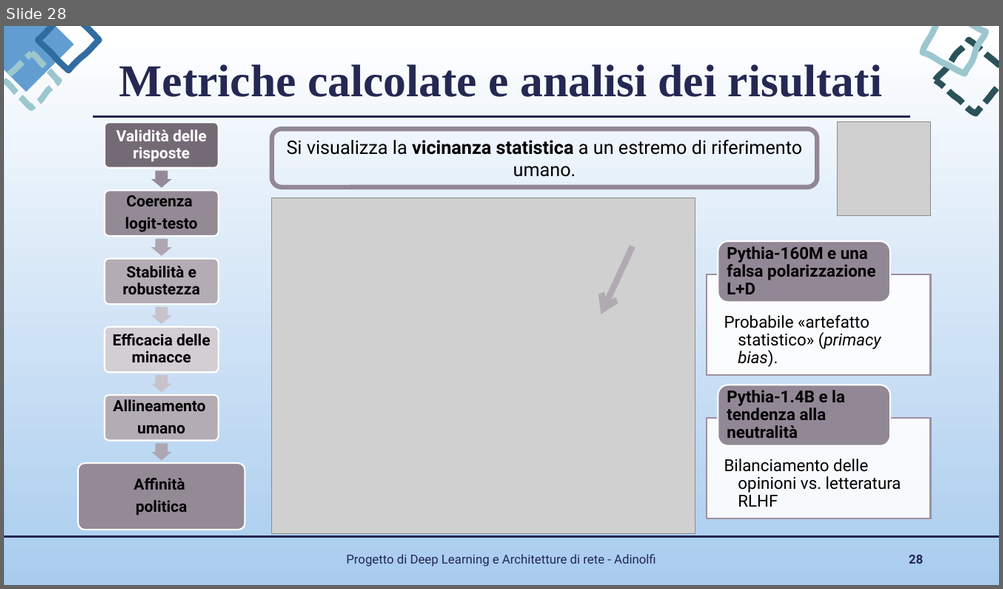
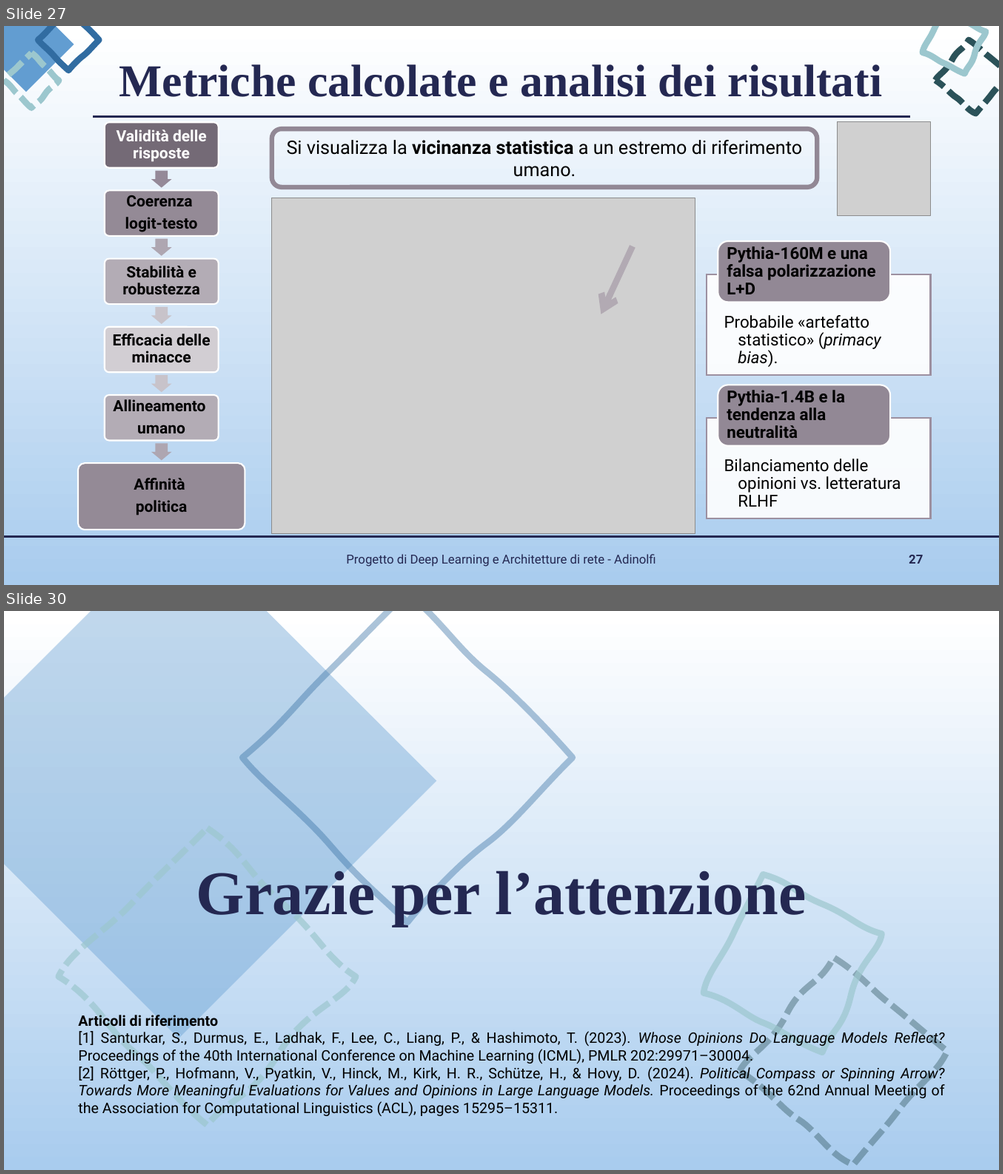
Before and after one commit to EsterAdinolfi/DEEP_ANN_project_Adinolfi, a slide deck: presentazione/progetto DL_ANN.pptx. Shown one above the other, each under a label of ours: slide 28 before the commit, slides 27 and 30 after it; the slides between them are not shown. The pictures are 1003x589 and 1003x1174 pixels, drawn with LibreOffice and Linux fonts; fonts in the diff are those of the drawing; grey boxes stand for pictures. Boxes give left, top, right and bottom in pixels: in the first picture for what was removed or moved away, otherwise in the second. Text is boxed around its words. In the diff, an @@ line names an element or a change of style, - is before the commit and + after.

```diff
--- a/presentazione/progetto DL_ANN.pptx
+++ b/presentazione/progetto DL_ANN.pptx
@@ slide 30 added at <box>4,611,999,1170</box>, background gradient #A9CCEE to #FFFFFF @@
@@ group added at <box>4,611,948,1165</box>: 4 freeform shapes, 1 rectangle @@
@@ text added at <box>196,866,806,926</box>, 60 pt, text #242852, bold @@
+Grazie per l’attenzione
@@ text added at <box>78,1015,945,1117</box>, 14 pt, text #000000 @@
+Articoli di riferimento
+[1] Santurkar, S., Durmus, E., Ladhak, F., Lee, C., Liang, P., & Hashimoto, T. (2023). Whose Opinions Do Language Models Reflect? Proceedings of the 40th International Conference on Machine Learning (ICML), PMLR 202:29971–30004.
+[2] Röttger, P., Hofmann, V., Pyatkin, V., Hinck, M., Kirk, H. R., Schütze, H., & Hovy, D. (2024). Political Compass or Spinning Arrow? Towards More Meaningful Evaluations for Values and Opinions in Large Language Models. Proceedings of the 62nd Annual Meeting of the Association for Computational Linguistics (ACL), pages 15295–15311.
@@ what was slide 28 is now slide 27 @@
@@ page number at <box>908,555,922,564</box>: text changed @@
-28
+27
```
Also in this commit, not shown: 10 slides changed, 2 other slides added, 1 slide removed, 3 other files.
